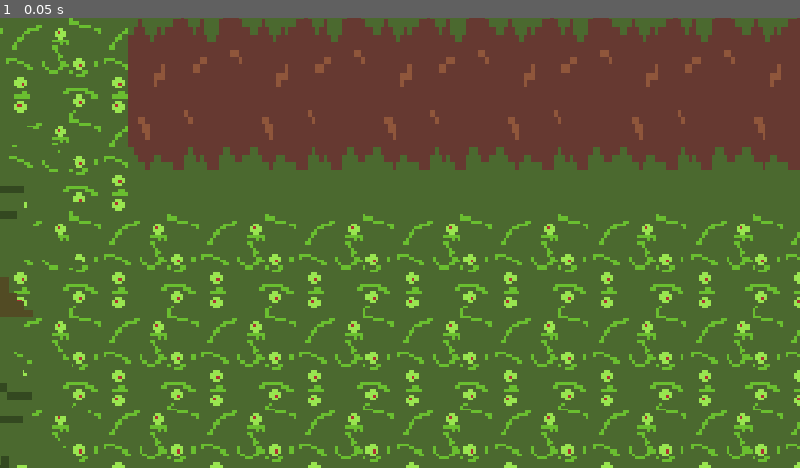
Above: before the commit, frame 1.
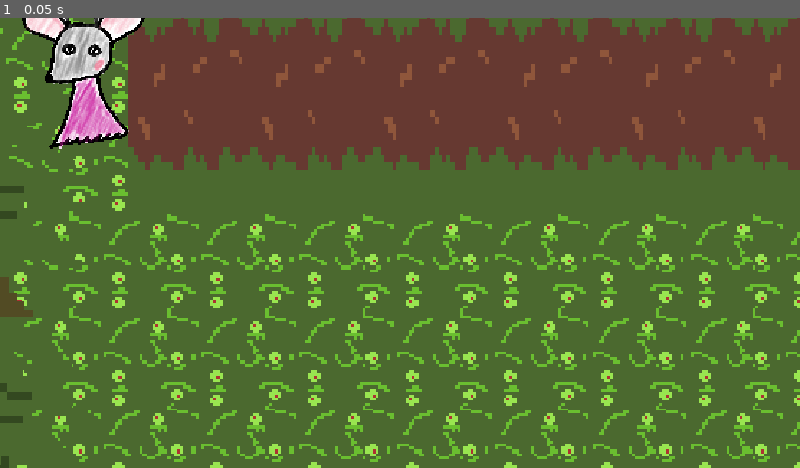
Above: after the commit, the same moment.

Repository: ygrecky/GameJam1
Game: Godot game, scene res://scenes/Levels/Place village.tscn
Same seed, same stepped clock (60 frames per second), same inputs: the game is played once before the commit and once after it. This scene is started directly instead of the project's main scene.
Inputs:
- Up to frame 1 (0.05 s): no input

The runs differ from the first frame. In frame 1, 2.2% of the frame differs, in the area x 2-19%, y 0-30%.
Error in both runs: Invalid access to property or key 'aimant_activé' on a base object of type 'Nil'. (res://scripts/ravin.gd:16)

Commit message:
Update Place village.tscn

Diff:
--- a/scenes/Levels/Place village.tscn
+++ b/scenes/Levels/Place village.tscn
@@ -18,6 +18,9 @@
 [ext_resource type="PackedScene" uid="uid://b6dposcgekuv2" path="res://scenes/Decoration/ravin.tscn" id="16_hvbxv"]
 [ext_resource type="Texture2D" uid="uid://dwjhyeghglhqt" path="res://assets/grotte.png" id="17_dktky"]
 [ext_resource type="PackedScene" uid="uid://cbrakomq1kfn3" path="res://scenes/tp_zone.tscn" id="18_dktky"]
+[ext_resource type="PackedScene" uid="uid://bcjyuhhxy1aoc" path="res://scenes/PNJ/souris_cachée2.tscn" id="19_cyp12"]
+[ext_resource type="PackedScene" uid="uid://dpyhkgr8gw33h" path="res://scenes/PNJ/souris_cachée1.tscn" id="20_0137w"]
+[ext_resource type="PackedScene" uid="uid://7cahasrlxoj7" path="res://scenes/PNJ/souris_entrée_village.tscn" id="21_f8ss2"]
 
 [node name="PlaceVillage" type="Node2D" unique_id=190258638]
 
@@ -339,6 +342,16 @@
 
 [node name="Bordure forêt10" parent="." unique_id=1474732096 instance=ExtResource("1_84da0")]
 position = Vector2(3042, -4353)
+
+[node name="souris_cachée2" parent="." unique_id=223147539 instance=ExtResource("19_cyp12")]
+z_index = 0
+position = Vector2(574.00024, 861.99994)
+
+[node name="souris_cachée1" parent="." unique_id=306419214 instance=ExtResource("20_0137w")]
+position = Vector2(972.0001, 925.00006)
+
+[node name="souris_ev2" parent="." unique_id=478708516 instance=ExtResource("21_f8ss2")]
+position = Vector2(126, -30)
 
 [editable path="Maison"]
 [editable path="Maison2"]
